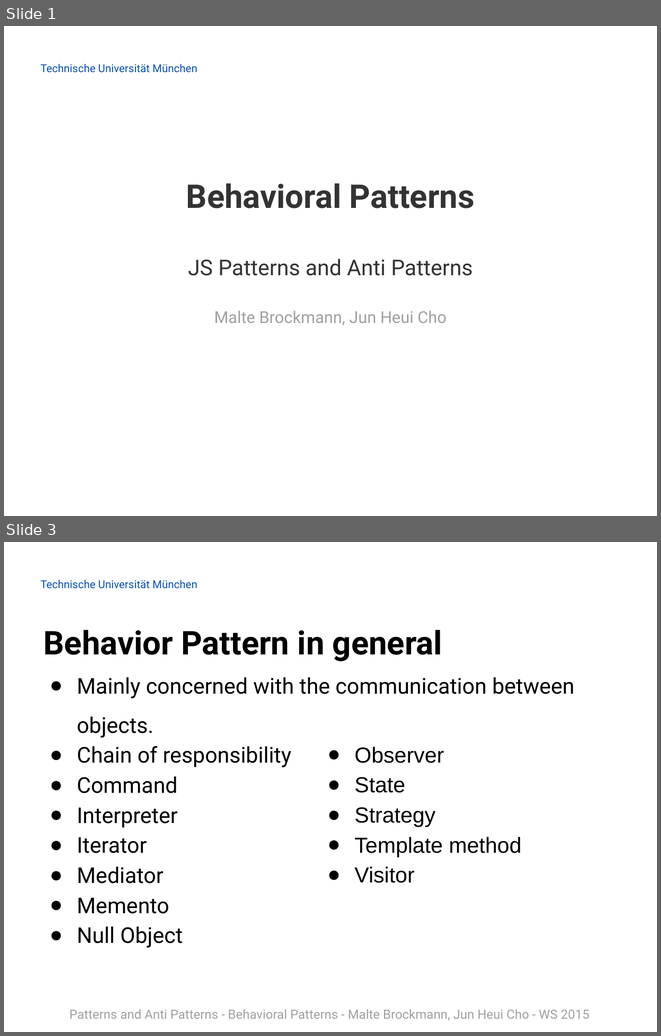
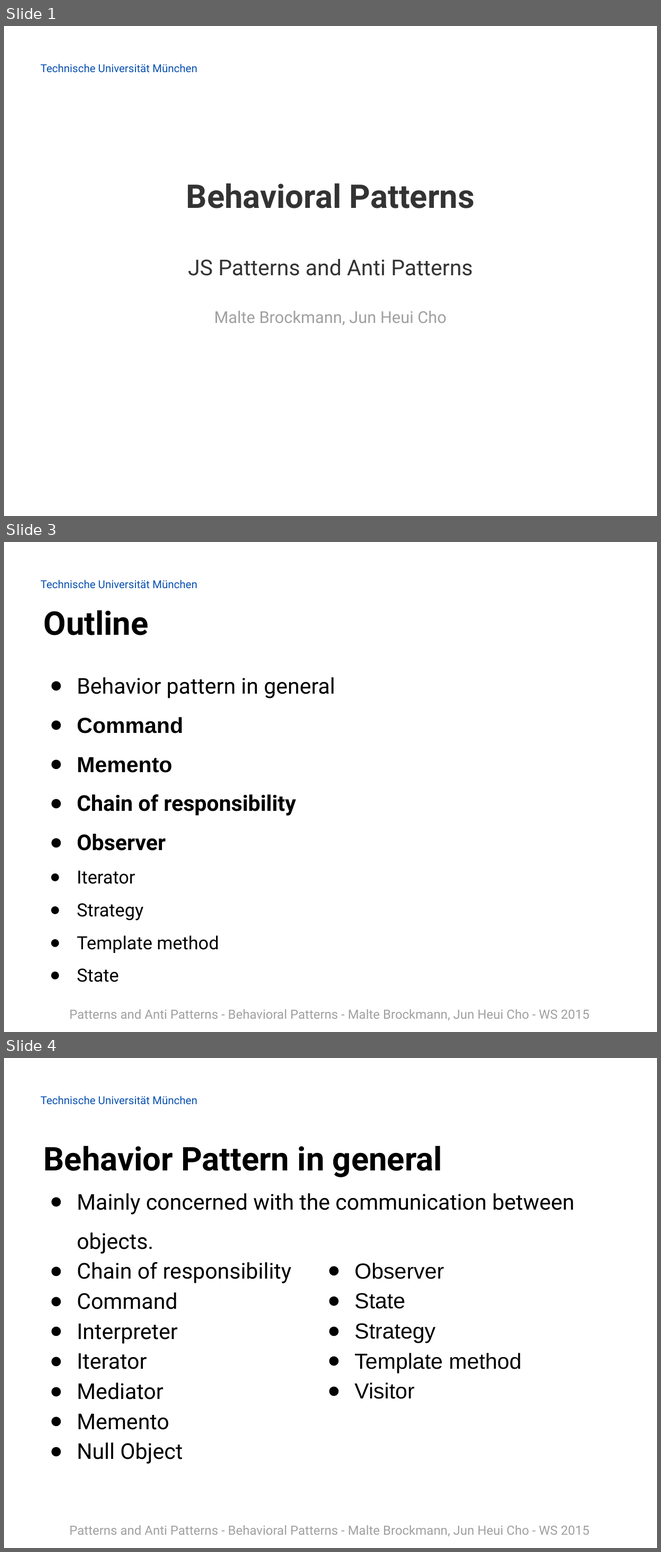
Before and after one commit to Painted6/Behavioral-design-patterns, a slide deck: Behavioral Patterns - JS Patterns and Anti Patterns.pptx. Shown one above the other, each under a label of ours: slides 1 and 3 before the commit, slides 1, 3 and 4 after it; the slides between them are not shown. The pictures are 661x1036 and 661x1552 pixels, drawn with LibreOffice and Linux fonts; fonts in the diff are those of the drawing; background and template pictures are left out. Boxes give left, top, right and bottom in pixels: in the first picture for what was removed or moved away, otherwise in the second. Text is boxed around its words. In the diff, an @@ line names an element or a change of style, - is before the commit and + after.

Commit message:
added template method and state pattern to the slides, created pdf of slides

```diff
--- a/Behavioral Patterns - JS Patterns and Anti Patterns.pptx
+++ b/Behavioral Patterns - JS Patterns and Anti Patterns.pptx
@@ slide 3 added at bbox=[4, 542, 657, 1032], background picture (left out); not listed: 2 template elements that a slide beside it also shows @@
@@ title added at bbox=[44, 610, 149, 635], 36 pt, text #000000, bold @@
+Outline
@@ text added at bbox=[77, 677, 335, 982], 24 pt, text #000000 @@
+● Behavior pattern in general
+● Command
+● Memento
+● Chain of responsibility
+● Observer
+● Iterator
+● Strategy
+● Template method
+● State
@@ what was slide 3 is now slide 4 @@
```
Also in this commit, not shown: 7 slides changed, 4 other slides added, 1 other file.
